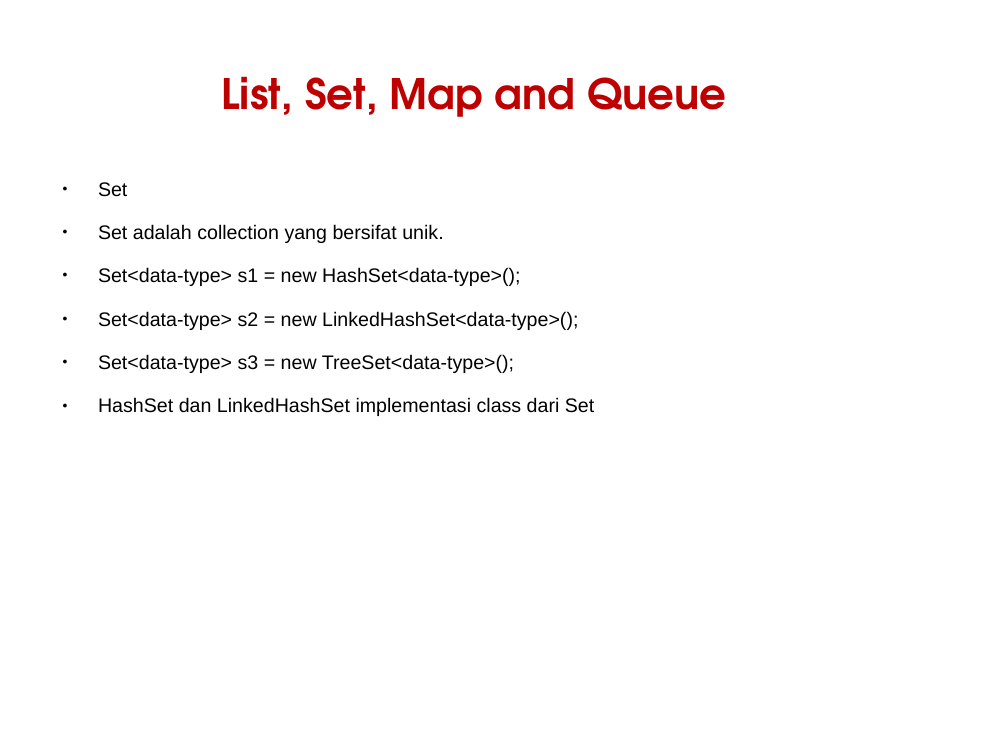
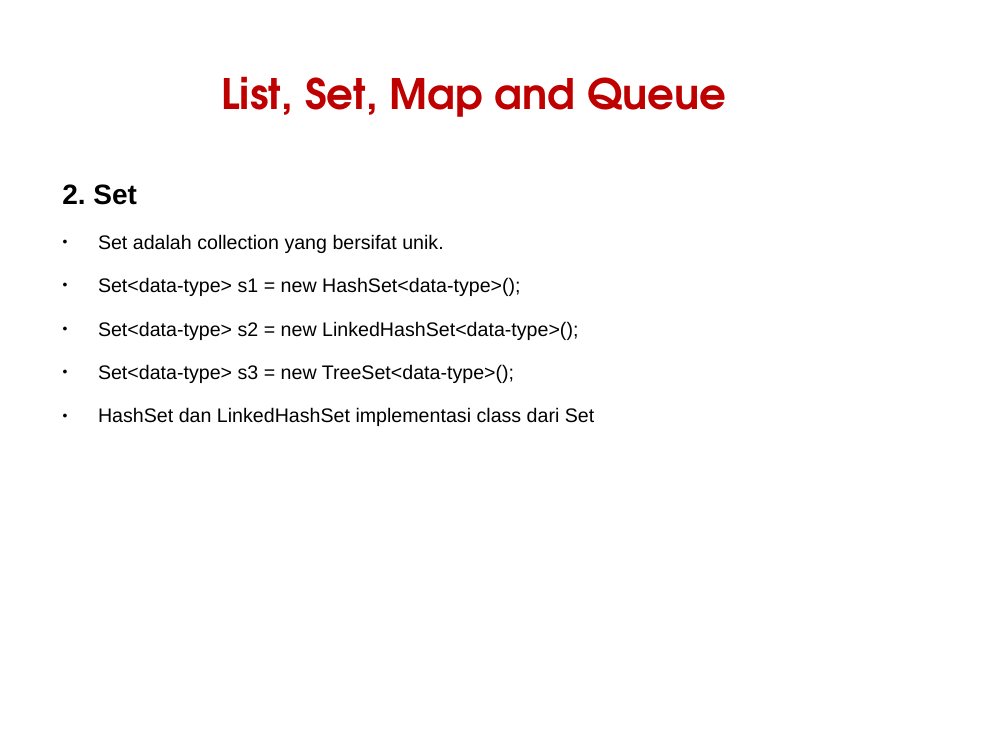
Before and after one commit to valentinusilalahi/java-training-DOKU, a slide deck: slide 5 of Java Collections.pptx. Drawn at 1008x756 pixels with LibreOffice and Linux fonts; fonts in the diff are those of the drawing; background and template pictures are left out. Boxes give left, top, right and bottom in pixels: in the first picture for what was removed or moved away, otherwise in the second. Text is boxed around its words. In the diff, an @@ line names an element or a change of style, - is before the commit and + after.

```diff
--- a/Java Collections.pptx
+++ b/Java Collections.pptx
@@ text at bbox=[62, 184, 137, 205]: text changed; size 14 to 20 pt; bold on @@
-● Set
+2. Set
```
Also in this commit, not shown: 3 other slides changed, 14 other files.
